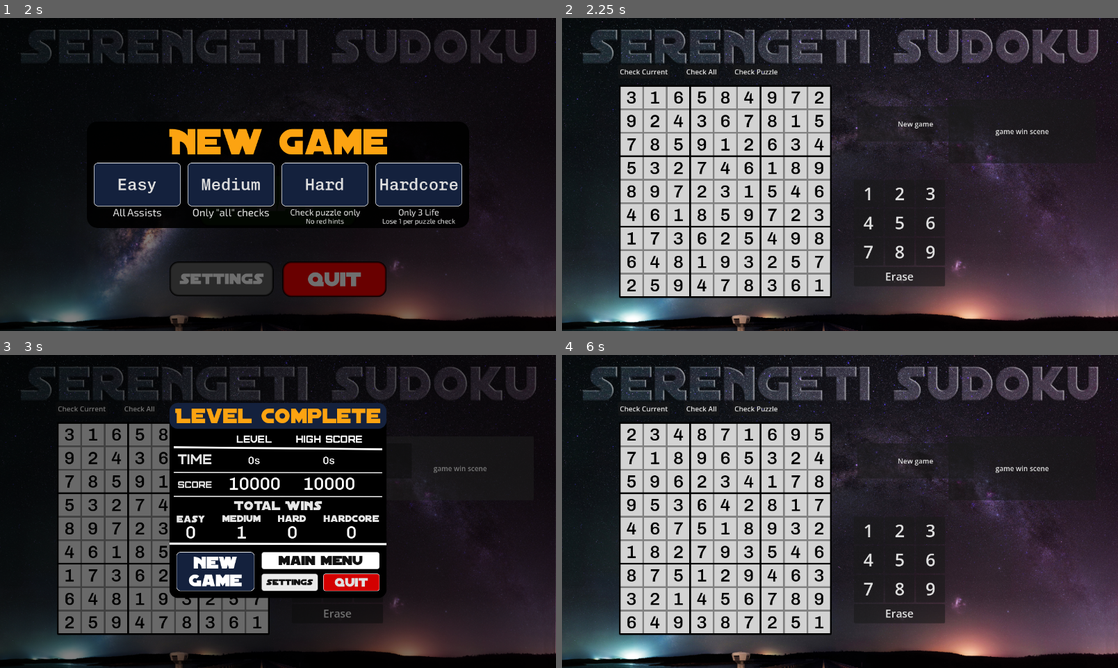
Above: before the commit, frames 1-4 (two rows, left to right).
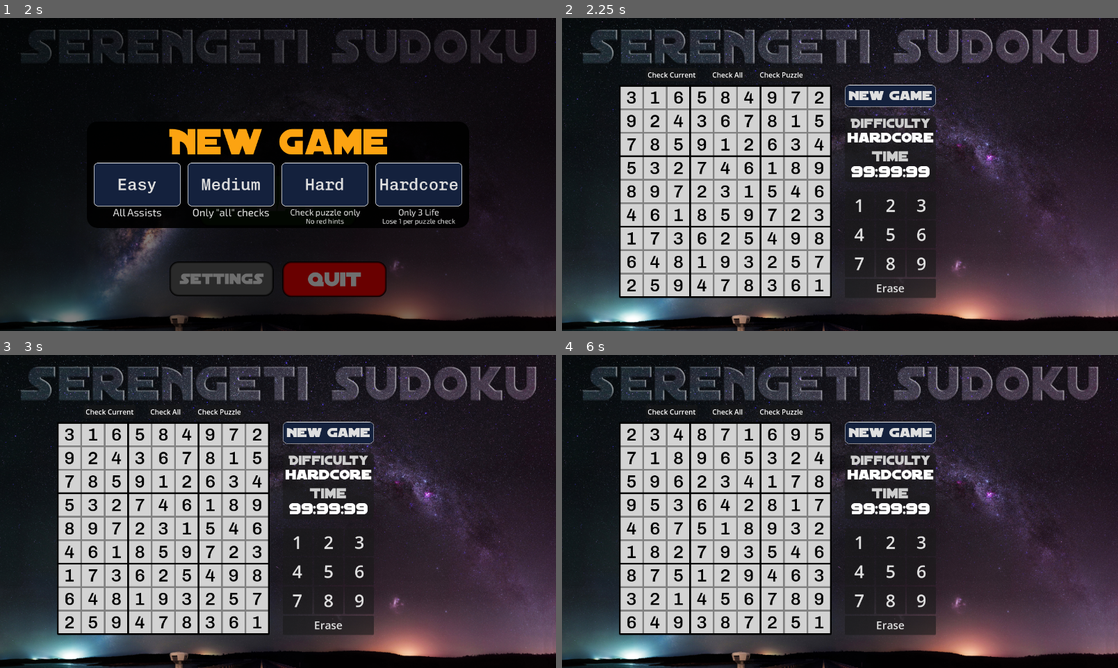
Above: after the commit, the same moments.

Repository: Convy32/Serengeti-Sudoku
Game: Godot game, scene res://main_menu.tscn
Same seed, same stepped clock (60 frames per second), same inputs: the game is played once before the commit and once after it.
Inputs (mouse positions are in pixels of both pictures, inside the frame that each line leads up to):
- Up to frame 1 (2 s): click "Settings" at 0.5 s; click "Play" at 1.25 s
- Up to frame 2 (2.25 s): click "Medium" at 2 s
- Up to frame 3 (3 s): click (461, 467) at 2.75 s, where only the run before the commit has a clickable "game win scene"
- Up to frame 4 (6 s): click "Check Puzzle" at 3.5 s; click "Main Menu" at 4.25 s; click "Play" at 5 s; click "Hard" at 5.75 s

Frame 1 is identical in both runs. In frame 2, 4.6% of the frame differs, in the area x 10-96%, y 14-90%; in frame 3, 61%, in the area x 0-100%, y 0-100%; in frame 4, 4.6%.

Commit message:
Game lose and info box

Diff:
--- a/sudoku/game.tscn
+++ b/sudoku/game.tscn
@@ -5,6 +5,7 @@
 [ext_resource type="Script" uid="uid://rka4ge3is85n" path="res://main.gd" id="2_ryrav"]
 [ext_resource type="Texture2D" uid="uid://c5qdecpb0w03y" path="res://greygb1.png" id="3_fc0e3"]
 [ext_resource type="Texture2D" uid="uid://2hr8gkf330r4" path="res://Main_menu_720.png" id="3_j5wjh"]
+[ext_resource type="Texture2D" uid="uid://fat5dswrkal5" path="res://infobox.png" id="6_80cx4"]
 [ext_resource type="Script" uid="uid://dn7hywdobsu33" path="res://loading_screen.gd" id="6_eow3j"]
 [ext_resource type="Texture2D" uid="uid://bt8yarauyheww" path="res://blackgrid1.png" id="6_ryrav"]
 [ext_resource type="Texture2D" uid="uid://bd12jw4ns8b0u" path="res://loadingscreen.png" id="7_eow3j"]
@@ -14,6 +15,7 @@
 [ext_resource type="Theme" uid="uid://b88bhbgjdqr5g" path="res://game_over_buttons.tres" id="12_7sc4i"]
 [ext_resource type="Theme" uid="uid://cndcs6l2sw2ed" path="res://quitbutton.tres" id="13_lc2xo"]
 [ext_resource type="Theme" uid="uid://bviuwu626dxg7" path="res://gameoverlabels.tres" id="14_215e1"]
+[ext_resource type="Texture2D" uid="uid://du1xvq7occ51s" path="res://Gamelose1.png" id="15_7sc4i"]
 
 [sub_resource type="Theme" id="Theme_feb5d"]
 Label/colors/font_color = Color(0, 0, 0, 1)
@@ -44,8 +46,8 @@
 grow_vertical = 2
 theme = SubResource("Theme_feb5d")
 script = ExtResource("2_ryrav")
-metadata/_edit_vertical_guides_ = [1318.0, 1338.0, 1368.0, 1420.0, 545.0, 626.0, 682.0, 834.0, 407.0, 471.0, 512.0, 640.0, 600.0, 705.0, 745.0, 873.0, 585.0, 626.0]
-metadata/_edit_horizontal_guides_ = [-31.0, -41.0, 385.0]
+metadata/_edit_horizontal_guides_ = [644.0, 130.0, 144.0, 94.0, 154.0, 224.0, 379.0, 224.0, 379.0, 224.0, 224.0]
+metadata/_edit_vertical_guides_ = [651.0, 131.0, 293.0, 455.0, 280.0, 389.0, 651.0, 861.0]
 
 [node name="MainMenu720" type="Sprite2D" parent="." unique_id=1643750564]
 position = Vector2(640, 360)
@@ -62,6 +64,33 @@
 [node name="Blackgrid1" type="Sprite2D" parent="." unique_id=1231953198]
 position = Vector2(376, 399)
 texture = ExtResource("6_ryrav")
+
+[node name="Infobox" type="Sprite2D" parent="." unique_id=839773783]
+position = Vector2(756, 301)
+texture = ExtResource("6_80cx4")
+
+[node name="Diff" type="Label" parent="Infobox" unique_id=1989706857]
+offset_left = -99.0
+offset_top = -43.0
+offset_right = 99.0
+offset_bottom = -9.0
+theme_override_colors/font_color = Color(1, 1, 1, 1)
+theme_override_fonts/font = ExtResource("11_215e1")
+theme_override_font_sizes/font_size = 33
+text = "Hardcore"
+horizontal_alignment = 1
+vertical_alignment = 1
+
+[node name="Time" type="Label" parent="Infobox" unique_id=1149253169]
+offset_left = -91.0
+offset_top = 34.0
+offset_right = 92.0
+offset_bottom = 72.0
+theme_override_fonts/font = ExtResource("11_215e1")
+theme_override_font_sizes/font_size = 37
+text = "99:99:99"
+horizontal_alignment = 1
+vertical_alignment = 1
 
 [node name="GridContainer" type="GridContainer" parent="." unique_id=1870618181]
 layout_mode = 1
@@ -79,20 +108,13 @@
 columns = 9
 script = ExtResource("1_80nbo")
 
-[node name="Button" type="Button" parent="." unique_id=1536445701]
-layout_mode = 0
-offset_left = 890.0
-offset_top = 187.0
-offset_right = 1229.0
-offset_bottom = 334.0
-text = "game win scene"
-
 [node name="MenuBar" type="MenuBar" parent="." unique_id=1693006105]
 layout_mode = 0
-offset_left = 129.0
-offset_top = 108.0
-offset_right = 248.0
-offset_bottom = 139.0
+offset_left = 193.0
+offset_top = 115.0
+offset_right = 312.0
+offset_bottom = 146.0
+theme_override_colors/font_color = Color(1, 1, 1, 1)
 
 [node name="Check Current" type="PopupMenu" parent="MenuBar" unique_id=1638323941]
 oversampling_override = 1.0
@@ -106,10 +128,11 @@
 
 [node name="MenuBar2" type="MenuBar" parent="." unique_id=1158981240]
 layout_mode = 0
-offset_left = 282.0
-offset_top = 108.0
-offset_right = 361.0
-offset_bottom = 139.0
+offset_left = 342.0
+offset_top = 115.0
+offset_right = 421.0
+offset_bottom = 146.0
+theme_override_colors/font_color = Color(1, 1, 1, 1)
 
 [node name="Check All" type="PopupMenu" parent="MenuBar2" unique_id=111085305]
 item_count = 3
@@ -122,18 +145,22 @@
 
 [node name="Check Puzzle" type="Button" parent="." unique_id=2009841287]
 layout_mode = 0
-offset_left = 393.0
-offset_top = 108.0
-offset_right = 501.0
-offset_bottom = 139.0
+offset_left = 451.0
+offset_top = 115.0
+offset_right = 559.0
+offset_bottom = 146.0
+theme_override_colors/font_color = Color(1, 1, 1, 1)
 text = "Check Puzzle"
 
 [node name="NewGame" type="Button" parent="." unique_id=826266466]
 layout_mode = 0
-offset_left = 680.0
-offset_top = 203.0
-offset_right = 948.0
-offset_bottom = 284.0
+offset_left = 651.0
+offset_top = 154.0
+offset_right = 861.0
+offset_bottom = 204.0
+theme = ExtResource("10_lc2xo")
+theme_override_fonts/font = ExtResource("11_215e1")
+theme_override_font_sizes/font_size = 32
 text = "New game"
 
 [node name="InputBox" type="GridContainer" parent="." unique_id=818239555]
@@ -141,10 +168,10 @@
 anchors_preset = -1
 anchor_right = 0.143
 anchor_bottom = 0.367
-offset_left = 672.0
-offset_top = 372.0
-offset_right = 698.95996
-offset_bottom = 352.75998
+offset_left = 651.0
+offset_top = 399.0
+offset_right = 677.95996
+offset_bottom = 379.75998
 
 [node name="NumInputBox" type="GridContainer" parent="InputBox" unique_id=1949119020]
 layout_mode = 2
@@ -390,10 +417,68 @@
 offset_right = 1280.0
 offset_bottom = 720.0
 
+[node name="Gamelose1" type="Sprite2D" parent="GameLose" unique_id=732312624]
+position = Vector2(640, 360)
+texture = ExtResource("15_7sc4i")
+
+[node name="NewGame" type="Button" parent="GameLose" unique_id=1456769227]
+layout_mode = 0
+offset_left = 406.0
+offset_top = 453.0
+offset_right = 586.0
+offset_bottom = 543.0
+theme = ExtResource("10_lc2xo")
+theme_override_colors/font_color = Color(1, 1, 1, 1)
+theme_override_fonts/font = ExtResource("11_215e1")
+theme_override_font_sizes/font_size = 40
+text = "New
+Game"
+
+[node name="Button" type="Button" parent="GameLose" unique_id=737997483]
+layout_mode = 0
+offset_left = 602.0
+offset_top = 453.0
+offset_right = 874.0
+offset_bottom = 493.0
+theme = ExtResource("12_7sc4i")
+theme_override_font_sizes/font_size = 32
+text = "Main Menu"
+
+[node name="Settings" type="Button" parent="GameLose" unique_id=1962410113]
+layout_mode = 0
+offset_left = 602.0
+offset_top = 503.0
+offset_right = 732.0
+offset_bottom = 543.0
+theme = ExtResource("12_7sc4i")
+theme_override_font_sizes/font_size = 20
+theme_override_styles/normal = SubResource("StyleBoxFlat_lc2xo")
+text = "Settings"
+
+[node name="Quit" type="Button" parent="GameLose" unique_id=1151652199]
+layout_mode = 0
+offset_left = 744.0
+offset_top = 503.0
+offset_right = 874.0
+offset_bottom = 543.0
+theme = ExtResource("13_lc2xo")
+theme_override_font_sizes/font_size = 30
+text = "Quit"
+
+[node name="Label" type="Label" parent="GameLose" unique_id=1654033256]
+layout_mode = 0
+offset_left = 656.0
+offset_top = 396.525
+offset_right = 848.0
+offset_bottom = 429.525
+theme_override_colors/font_color = Color(1, 1, 1, 1)
+theme_override_fonts/font = ExtResource("11_215e1")
+theme_override_font_sizes/font_size = 32
+text = "Hardcore"
+
 [node name="TimeTimer" type="Timer" parent="." unique_id=1429012144]
 process_callback = 0
 
-[connection signal="pressed" from="Button" to="." method="show_game_win"]
 [connection signal="id_pressed" from="MenuBar/Check Current" to="." method="_on_check_current_id_pressed"]
 [connection signal="id_pressed" from="MenuBar2/Check All" to="." method="_on_check_all_id_pressed"]
 [connection signal="pressed" from="Check Puzzle" to="." method="check_puzzle"]
@@ -411,4 +496,7 @@
 [connection signal="pressed" from="GameWin/NewGame" to="." method="_on_new_game_pressed"]
 [connection signal="pressed" from="GameWin/Button" to="." method="gameover_mainmenu_button_pressed"]
 [connection signal="pressed" from="GameWin/Quit" to="." method="gameover_quit_button_pressed"]
+[connection signal="pressed" from="GameLose/NewGame" to="." method="_on_new_game_pressed"]
+[connection signal="pressed" from="GameLose/Button" to="." method="gameover_mainmenu_button_pressed"]
+[connection signal="pressed" from="GameLose/Quit" to="." method="gameover_quit_button_pressed"]
 [connection signal="timeout" from="TimeTimer" to="." method="time_tracking"]
--- a/sudoku/main.gd
+++ b/sudoku/main.gd
@@ -165,6 +165,7 @@
 
 func game_lose():
 	$TimeTimer.stop()
+	$GameLose/Label.text = Globals.difficulty
 	$GameLose.visible = true
 
 func _on_new_game_pressed() -> void:
Binary file added: sudoku/Gamelose1.png
Not shown, added: sudoku/Gamelose1.png.import
Binary file added: sudoku/infobox.png
Not shown, added: sudoku/infobox.png.import
Binary file added: sudoku/infoplace.png
Not shown, added: sudoku/infoplace.png.import
